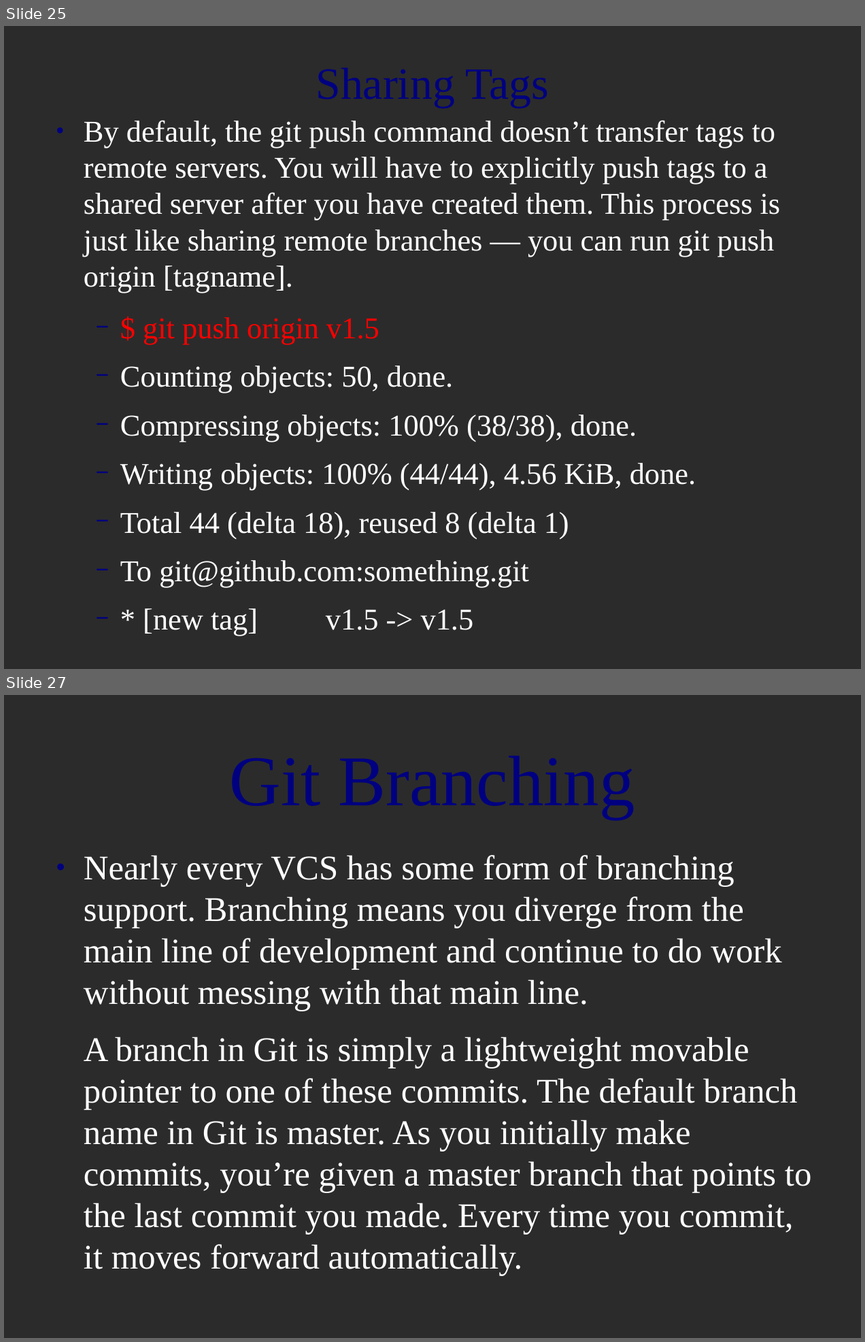
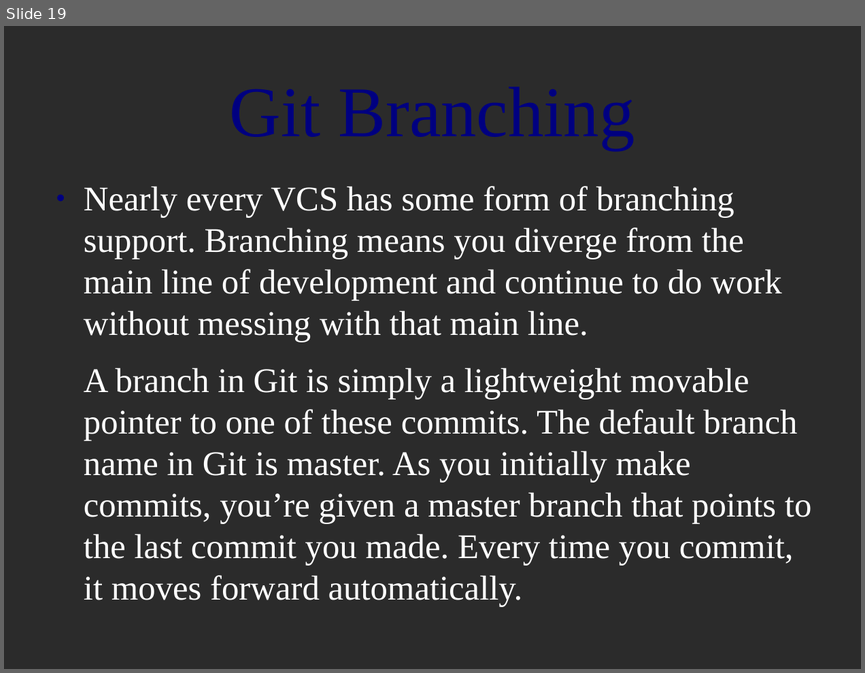
Before and after one commit to MariamP/myRepo, a slide deck: git_intro.odp. Shown one above the other, each under a label of ours: slides 25 and 27 before the commit, slide 19 after it; the slides between them are not shown. The pictures are 865x1342 and 865x673 pixels, drawn with LibreOffice and Linux fonts; fonts in the diff are those of the drawing; background and template pictures are left out; a plain dark background stands for a picture behind light text. Boxes give left, top, right and bottom in pixels: in the first picture for what was removed or moved away, otherwise in the second. Text is boxed around its words. In the diff, an @@ line names an element or a change of style, - is before the commit and + after.

```diff
--- a/git_intro.odp
+++ b/git_intro.odp
@@ slide 25 removed at box(4, 26, 861, 669), background picture (left out) @@
@@ text removed at box(84, 120, 781, 635) @@
-● By default, the git push command doesn’t transfer tags to remote servers. You will have to explicitly push tags to a shared server after you have created them. This process is just like sharing remote branches — you can run git push origin [tagname].
-  − $ git push origin v1.5
-  − Counting objects: 50, done.
-  − Compressing objects: 100% (38/38), done.
-  − Writing objects: 100% (44/44), 4.56 KiB, done.
-  − Total 44 (delta 18), reused 8 (delta 1)
-  − To git@github.com:something.git
-  − * [new tag] v1.5 -> v1.5
@@ title removed at box(696, 125, 744, 148) @@
-Sharing Tags
@@ what was slide 27 is now slide 19 @@
```
Also in this commit, not shown: 2 slides changed, 7 other slides removed.
